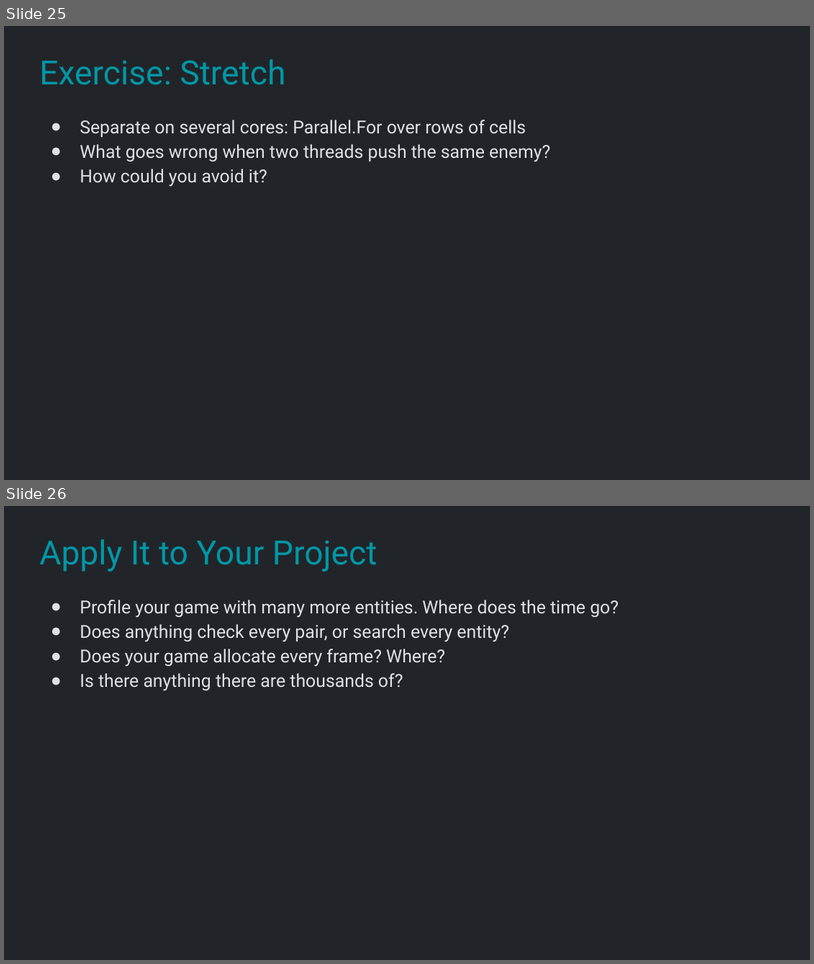
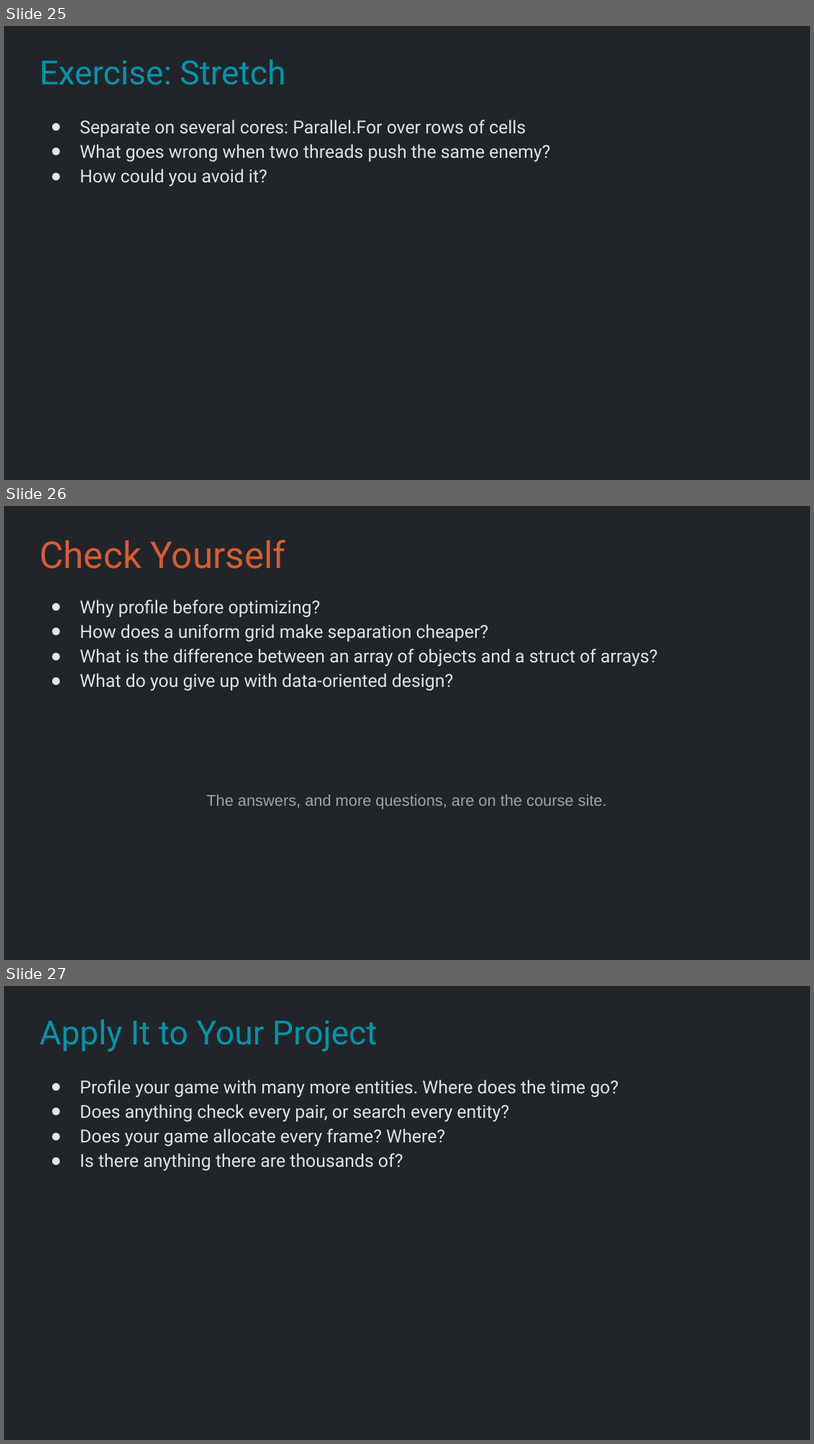
Before and after one commit to Metamate/gar, a slide deck: slides/12 Vampire Survivors.pptx. Shown one above the other, each under a label of ours: slides 25 and 26 before the commit, slides 25, 26 and 27 after it. The pictures are 814x964 and 814x1444 pixels, drawn with LibreOffice and Linux fonts; fonts in the diff are those of the drawing. Boxes give left, top, right and bottom in pixels: in the first picture for what was removed or moved away, otherwise in the second. Text is boxed around its words. In the diff, an @@ line names an element or a change of style, - is before the commit and + after.

```diff
--- a/slides/12 Vampire Survivors.pptx
+++ b/slides/12 Vampire Survivors.pptx
@@ slide 26 added at bbox=[4, 506, 810, 960], background #212529 @@
@@ title added at bbox=[39, 540, 286, 569], 33 pt, text #D45D35 @@
+Check Yourself
@@ text added at bbox=[80, 600, 658, 691], 16 pt, text #DEE2E6 @@
+● Why profile before optimizing?
+● How does a uniform grid make separation cheaper?
+● What is the difference between an array of objects and a struct of arrays?
+● What do you give up with data-oriented design?
@@ text added at bbox=[206, 794, 607, 809], 14 pt, text #9AA3AB @@
+The answers, and more questions, are on the course site.
@@ what was slide 26 is now slide 27 @@
```
Also in this commit, not shown: 9 slides changed, 1 other file.
